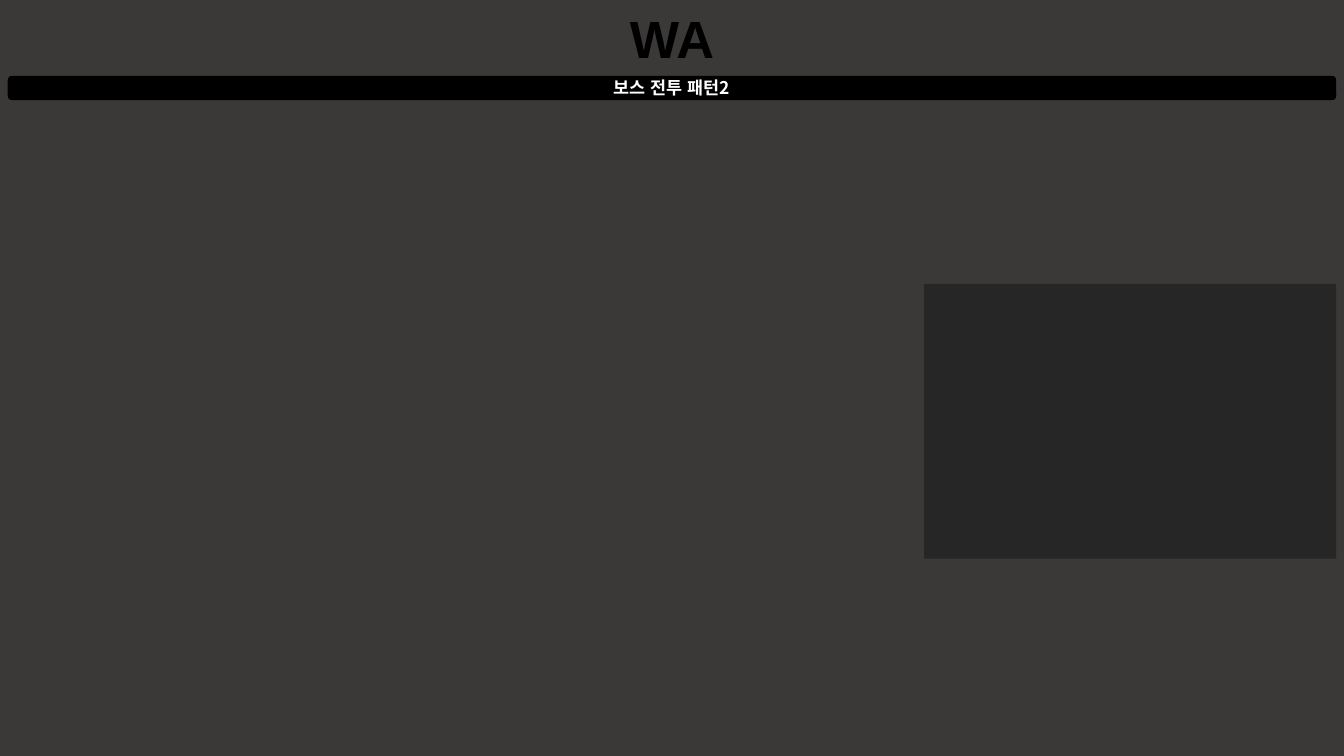
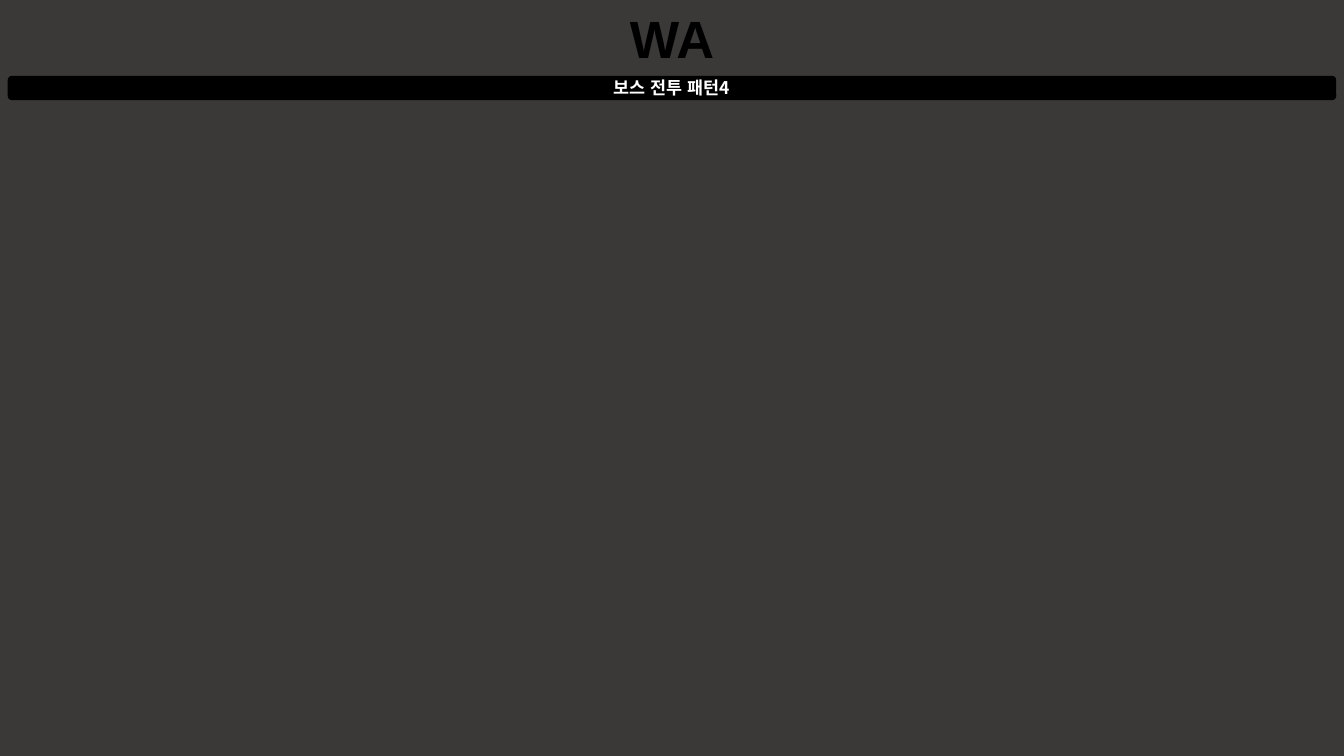
Before and after one commit to taeseongeom/WA, a slide deck: slide 9 of 기획서/문서/보스 기획서.pptx (slide 7 before the commit). Drawn at 1344x756 pixels with LibreOffice and Linux fonts; fonts in the diff are those of the drawing. Boxes give left, top, right and bottom in pixels: in the first picture for what was removed or moved away, otherwise in the second. Text is boxed around its words. In the diff, an @@ line names an element or a change of style, - is before the commit and + after.

```diff
--- a/기획서/문서/보스 기획서.pptx
+++ b/기획서/문서/보스 기획서.pptx
@@ text in rounded rectangle at [614, 79, 730, 96]: text changed @@
-보스 전투 패턴2
+보스 전투 패턴4
@@ rectangle removed at [924, 284, 1336, 559] @@
```
Also in this commit, not shown: 2 other slides changed, 1 slide added, 5 other files.
